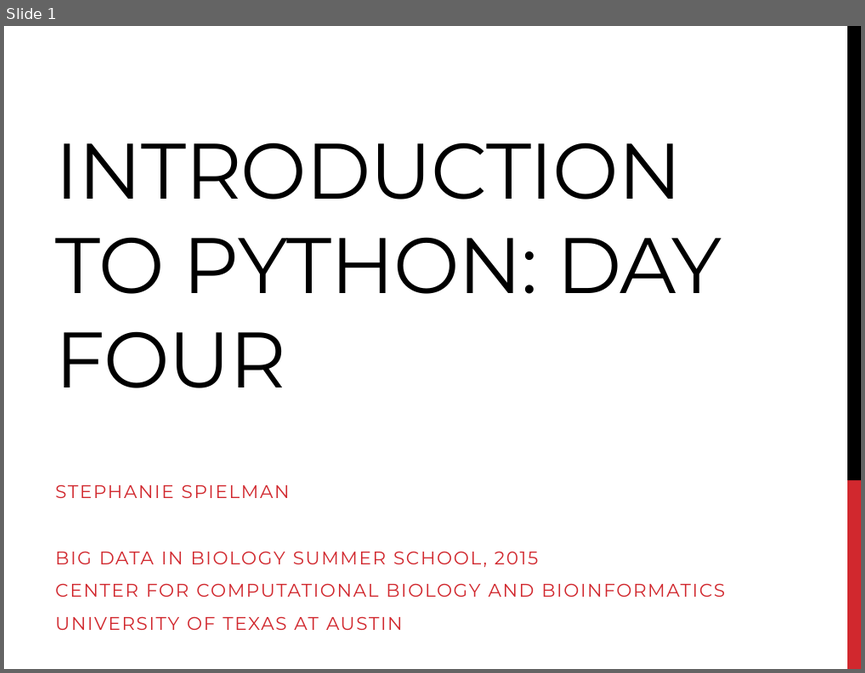
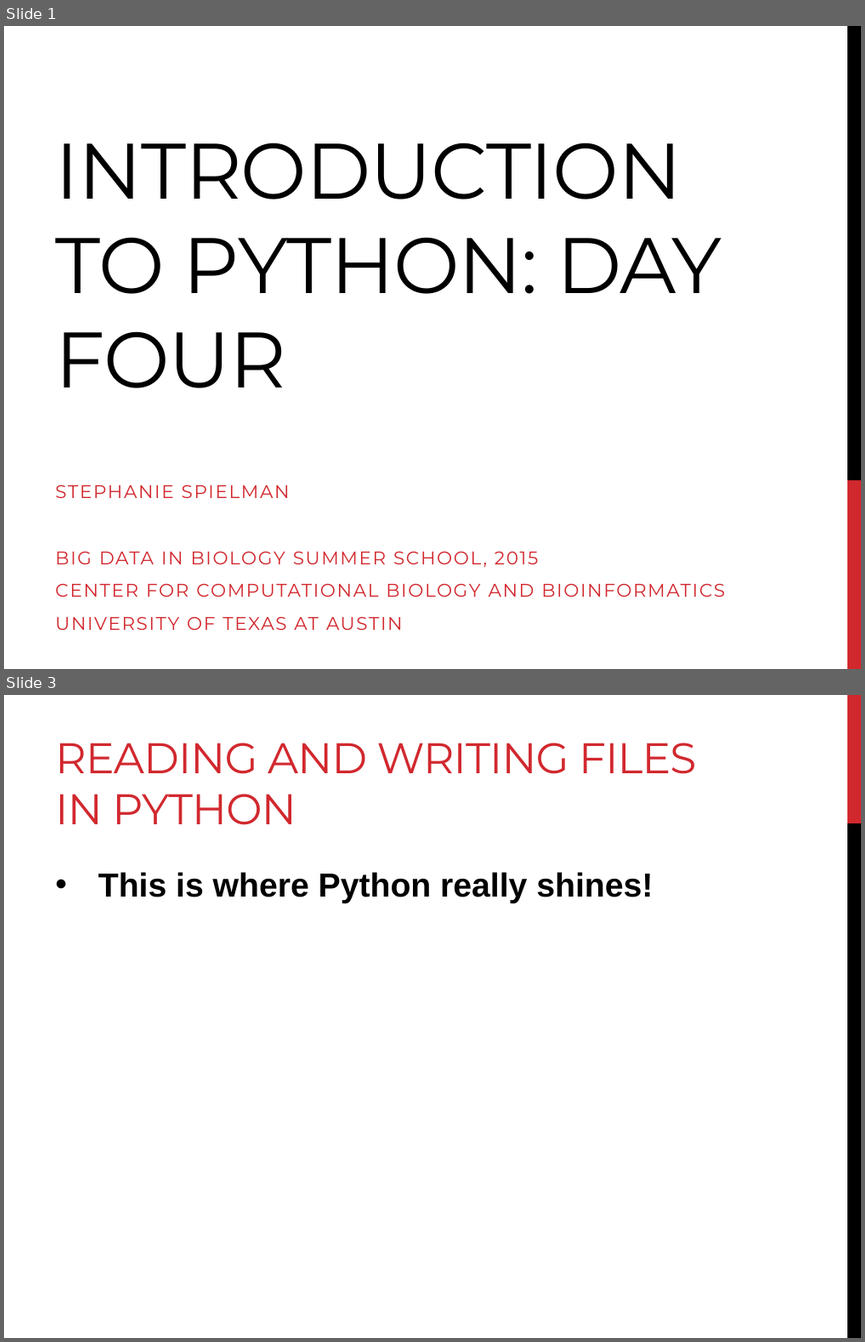
Before and after one commit to BjornFJohansson/ccbb_bigdata2015_python, a slide deck: slides/slides_day4.pptx. Shown one above the other, each under a label of ours: slide 1 before the commit, slides 1 and 3 after it; the slides between them are not shown. The pictures are 865x673 and 865x1342 pixels, drawn with LibreOffice and Linux fonts; fonts in the diff are those of the drawing. Boxes give left, top, right and bottom in pixels: in the first picture for what was removed or moved away, otherwise in the second. Text is boxed around its words. In the diff, an @@ line names an element or a change of style, - is before the commit and + after.

```diff
--- a/slides/slides_day4.pptx
+++ b/slides/slides_day4.pptx
@@ slide 3 added at bbox=[4, 695, 861, 1338], background #FFFFFF @@
@@ rectangle added at bbox=[847, 695, 861, 823], fill #D1282E @@
@@ title added at bbox=[55, 743, 696, 825], 36 pt, text #D1282E @@
+READING AND WRITING FILES IN PYTHON
@@ rectangle added at bbox=[847, 823, 861, 1338], fill #000000 @@
@@ text added at bbox=[98, 872, 653, 903], 28 pt, text #000000, bold @@
+• This is where Python really shines!
```
Also in this commit, not shown: 1 slide changed, 24 other slides added, 27 other files.
